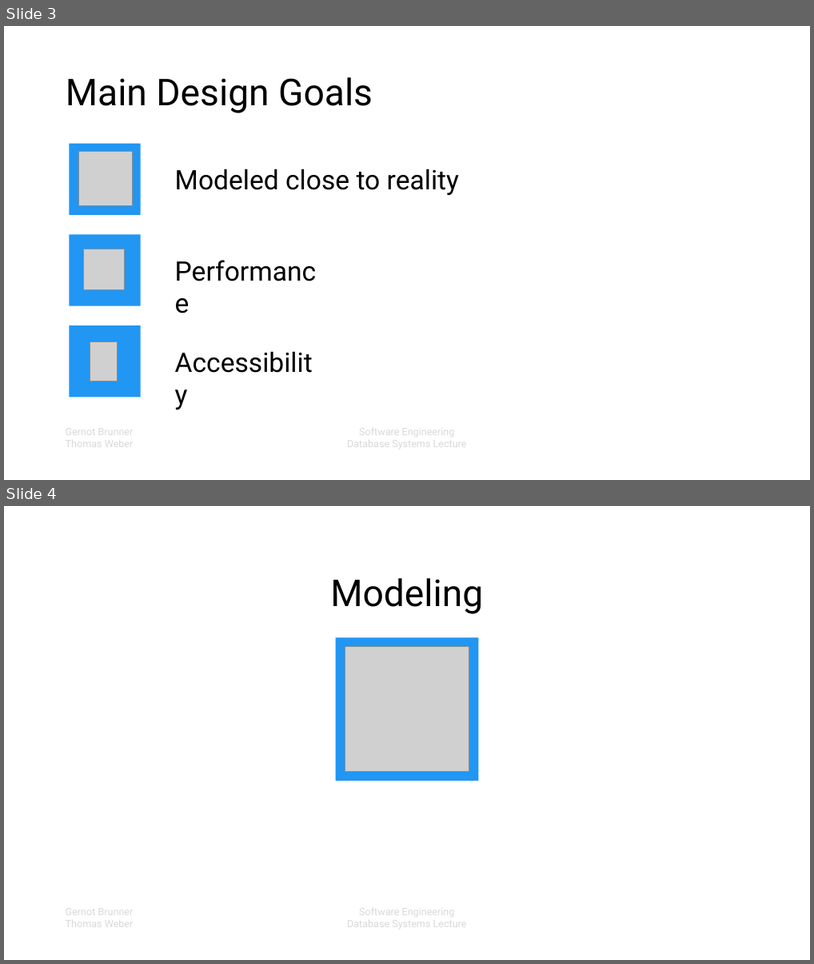
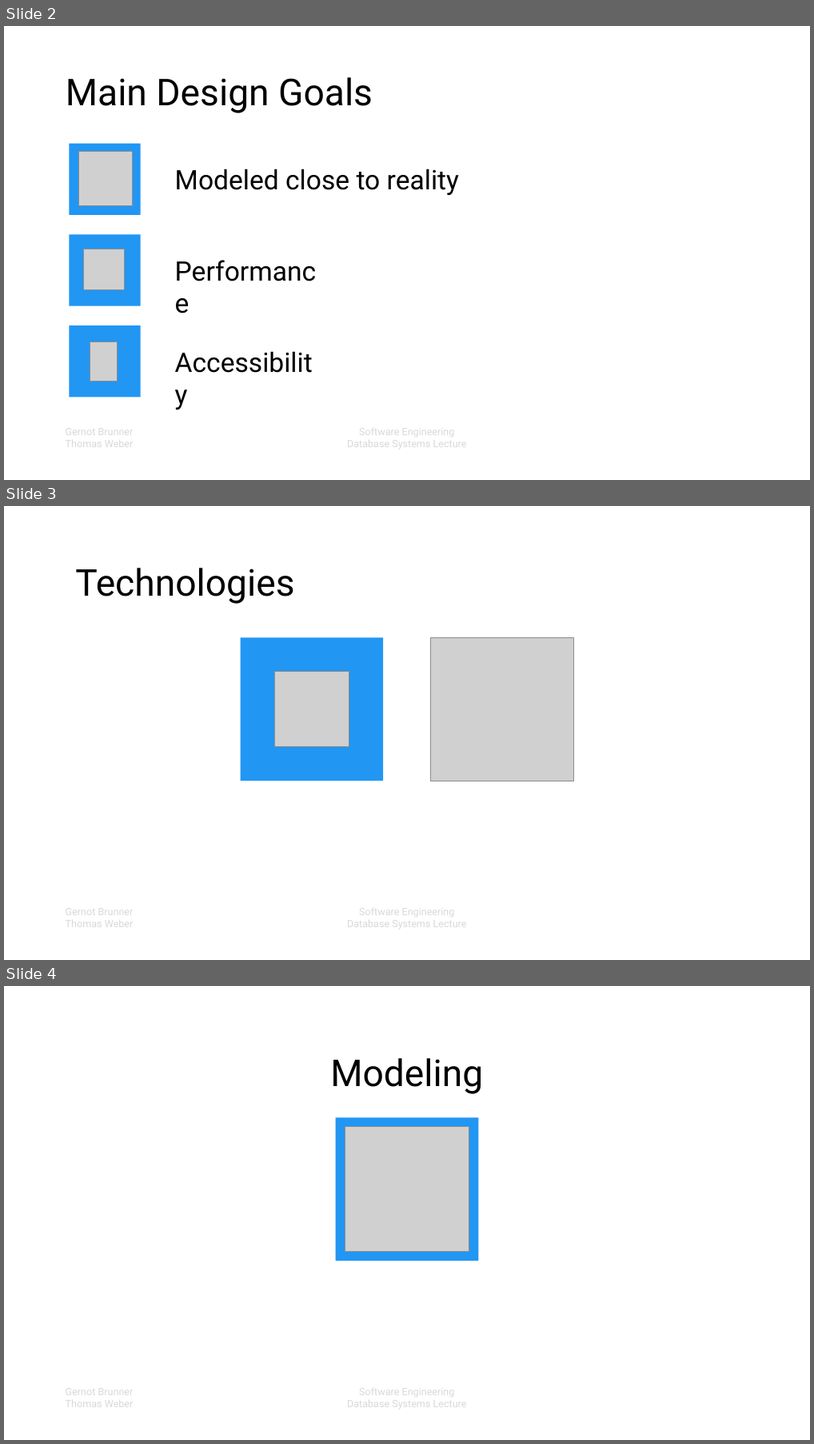
Before and after one commit to elordin/dbs, a slide deck: slides.pptx. Shown one above the other, each under a label of ours: slides 3 and 4 before the commit, slides 2, 3 and 4 after it. The pictures are 814x964 and 814x1444 pixels, drawn with LibreOffice and Linux fonts; fonts in the diff are those of the drawing; grey boxes stand for pictures; background and template pictures are left out. Boxes give left, top, right and bottom in pixels: in the first picture for what was removed or moved away, otherwise in the second. Text is boxed around its words. In the diff, an @@ line names an element or a change of style, - is before the commit and + after.

```diff
--- a/slides.pptx
+++ b/slides.pptx
@@ slide 3 added at (4, 506, 810, 960), background #FFFFFF; not listed: 2 template elements that a slide beside it also shows @@
@@ text added at (75, 568, 294, 604), 44 pt, text #000000 @@
+Technologies
@@ rectangle added at (241, 638, 383, 780), fill #2196F3 @@
@@ rectangle added at (431, 637, 574, 780), fill #2196F3 @@
@@ picture added at (431, 637, 574, 780) @@
@@ picture added at (275, 671, 350, 747) @@
@@ what was slide 3 is now slide 2 @@
```
Also in this commit, not shown: 3 other slides added, 1 slide removed.
